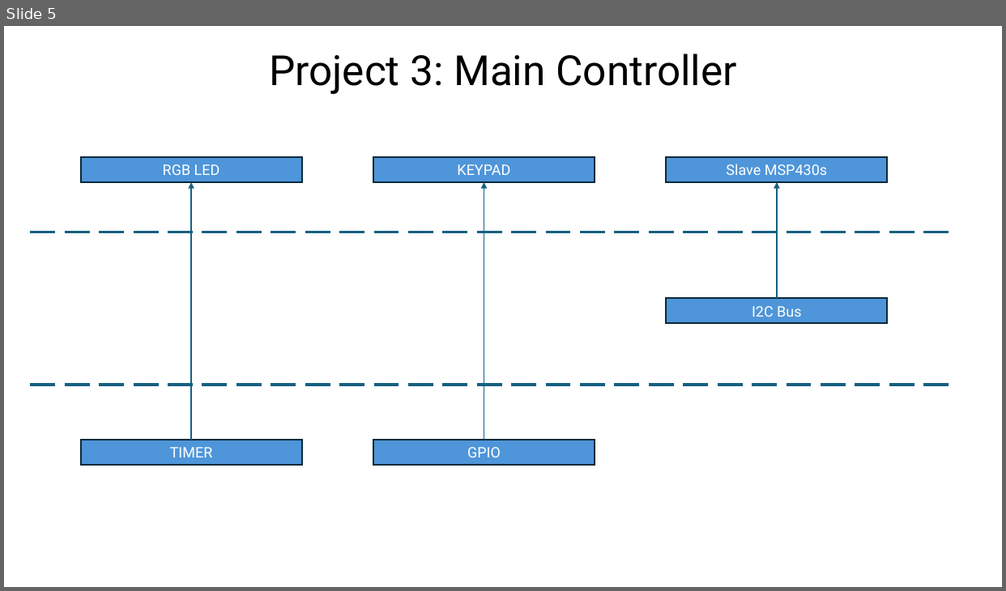
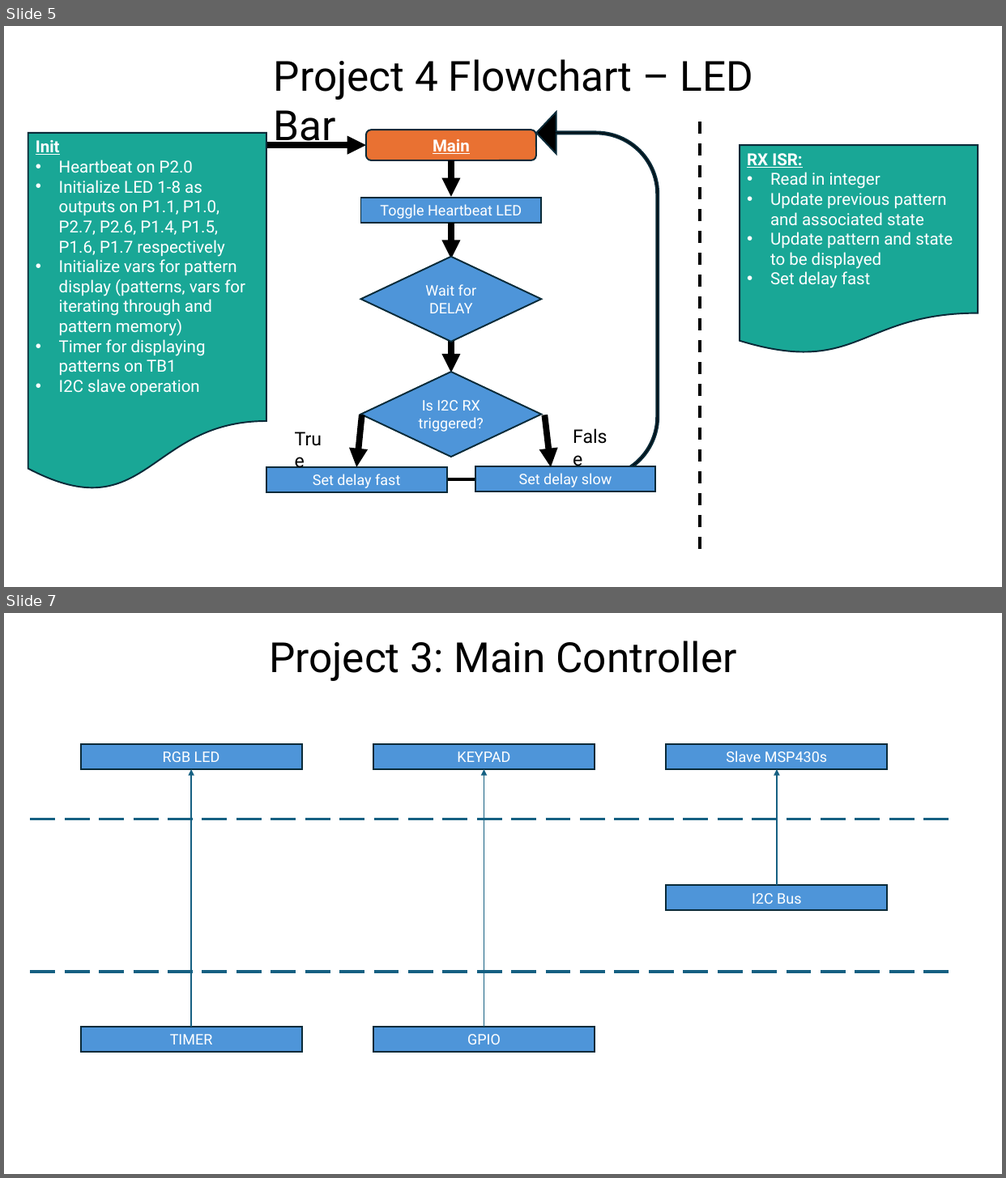
Before and after one commit to msu-eele-465/project4-jenson-buckley, a slide deck: docs/planning/PinDiagramFlowChart.pptx. Shown one above the other, each under a label of ours: slide 5 before the commit, slides 5 and 7 after it; the slides between them are not shown. The pictures are 1006x591 and 1006x1178 pixels, drawn with LibreOffice and Linux fonts; fonts in the diff are those of the drawing. Boxes give left, top, right and bottom in pixels: in the first picture for what was removed or moved away, otherwise in the second. Text is boxed around its words. In the diff, an @@ line names an element or a change of style, - is before the commit and + after.

Commit message:
added basic flowcharts for LED bar and LCD

```diff
--- a/docs/planning/PinDiagramFlowChart.pptx
+++ b/docs/planning/PinDiagramFlowChart.pptx
@@ slide 5 added at (x1=4, y1=26, x2=1002, y2=587), background #FFFFFF @@
@@ text added at (x1=274, y1=59, x2=753, y2=148), 40 pt, text #000000 @@
+Project 4 Flowchart – LED Bar
@@ uturn arrow added at (x1=531, y1=112, x2=658, y2=480), fill #000000, outline #092A39 1.5 pt @@
@@ line added from (700, 549) to (700, 119), #000000 3 pt dashed @@
@@ flow chart document added at (x1=28, y1=133, x2=266, y2=493), fill #19A796, outline #092A39 1.5 pt, 16 pt, text #FFFFFF @@
+Init
+• Heartbeat on P2.0
+• Initialize LED 1-8 as outputs on P1.1, P1.0, P2.7, P2.6, P1.4, P1.5, P1.6, P1.7 respectively
+• Initialize vars for pattern display (patterns, vars for iterating through and pattern memory)
+• Timer for displaying patterns on TB1
+• I2C slave operation
@@ arrow added from (266, 145) to (366, 145), #000000 6 pt @@
@@ rounded rectangle added at (x1=366, y1=130, x2=536, y2=160), fill #E97132, outline #092A39 1.5 pt, 16 pt, text #FFFFFF, bold, underline @@
+Main
@@ flow chart document added at (x1=740, y1=145, x2=978, y2=355), fill #19A796, outline #092A39 1.5 pt, 16 pt, text #FFFFFF @@
+RX ISR:
+• Read in integer
+• Update previous pattern and associated state
+• Update pattern and state to be displayed
+• Set delay fast
@@ arrow added from (451, 160) to (451, 197), #000000 6 pt @@
@@ rectangle added at (x1=361, y1=198, x2=542, y2=223), fill #4E95D9, outline #092A39 1.5 pt, 14 pt, text #FFFFFF @@
+Toggle Heartbeat LED
@@ arrow added from (451, 223) to (451, 258), #000000 6 pt @@
@@ diamond added at (x1=361, y1=257, x2=542, y2=342), fill #4E95D9, outline #092A39 1.5 pt, 14 pt, text #FFFFFF @@
+Wait for DELAY
@@ arrow added from (451, 337) to (451, 373), #000000 6 pt @@
@@ diamond added at (x1=361, y1=372, x2=542, y2=457), fill #4E95D9, outline #092A39 1.5 pt, 14 pt, text #FFFFFF @@
+Is I2C RX triggered?
@@ text added at (x1=287, y1=424, x2=337, y2=454), 18 pt, text #000000 @@
+True
@@ arrow added from (362, 416) to (356, 467), #000000 6 pt @@
@@ arrow added from (544, 416) to (551, 467), #000000 6 pt @@
@@ text added at (x1=565, y1=421, x2=624, y2=451), 18 pt, text #000000 @@
+False
@@ rectangle added at (x1=266, y1=467, x2=447, y2=493), fill #4E95D9, outline #092A39 1.5 pt, 14 pt, text #FFFFFF @@
+Set delay fast
@@ line added from (424, 480) to (507, 480), #000000 3 pt @@
@@ rectangle added at (x1=475, y1=467, x2=656, y2=493), fill #4E95D9, outline #092A39 1.5 pt, 14 pt, text #FFFFFF @@
+Set delay slow
@@ what was slide 5 is now slide 7 @@
```
Also in this commit, not shown: 4 slides changed, 1 other slide added.
